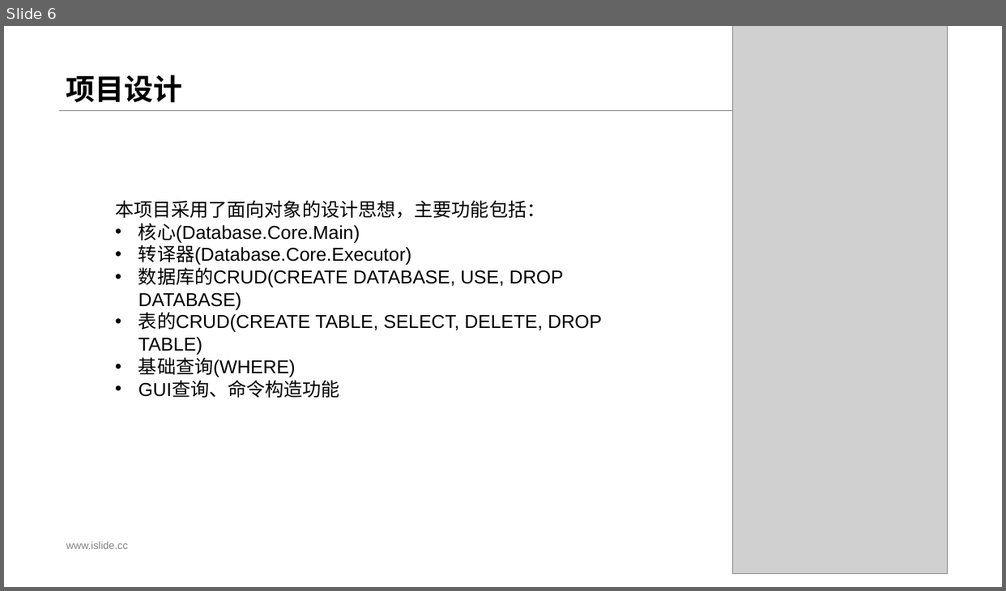
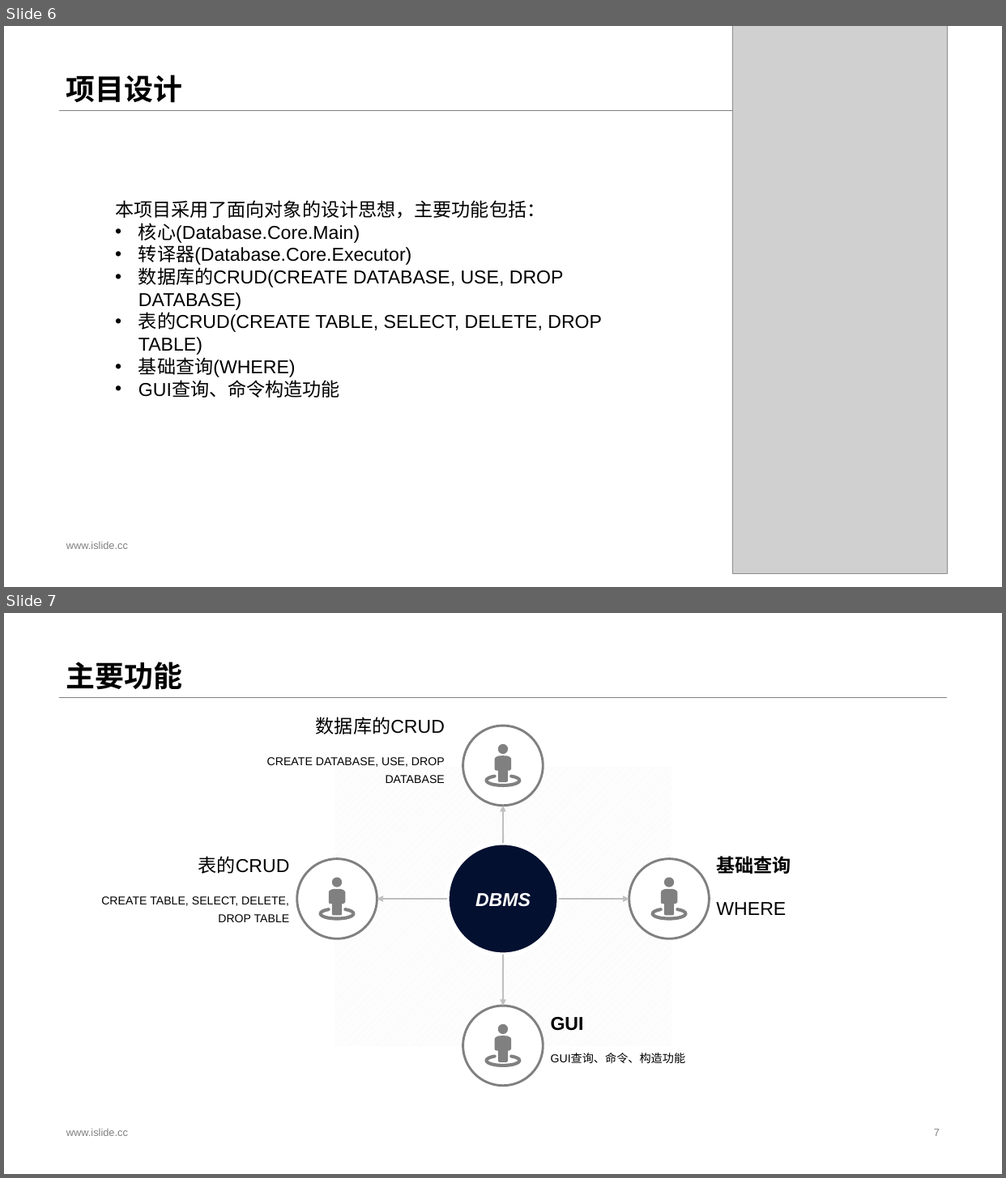
Before and after one commit to Cubelrti/DatabaseManagement, a slide deck: 项目文档/数据库管理系统.pptx. Shown one above the other, each under a label of ours: slide 6 before the commit, slides 6 and 7 after it. The pictures are 1006x591 and 1006x1178 pixels, drawn with LibreOffice and Linux fonts; fonts in the diff are those of the drawing; grey boxes stand for pictures. Boxes give left, top, right and bottom in pixels: in the first picture for what was removed or moved away, otherwise in the second. Text is boxed around its words. In the diff, an @@ line names an element or a change of style, - is before the commit and + after.

```diff
--- a/项目文档/数据库管理系统.pptx
+++ b/项目文档/数据库管理系统.pptx
@@ slide 7 added at <box>4,613,1002,1174</box>, background #FFFFFF; not listed: 1 template element that a slide beside it also shows @@
@@ title added at <box>66,662,183,690</box>, 28 pt, text #000000, bold @@
+主要功能
@@ group added at <box>101,717,791,1086</box>: 8 texts, 5 ellipses, 4 freeform shapes, 4 arrows, 1 trapezoid @@
+DBMS
+WHERE
+基础查询
+CREATE TABLE, SELECT, DELETE, DROP TABLE
+表的CRUD
+CREATE DATABASE, USE, DROP DATABASE
+数据库的CRUD
+GUI查询、命令、构造功能
+GUI
@@ text added at <box>66,1129,128,1136</box>, 10 pt, text #808080 @@
+www.islide.cc
@@ page number added at <box>934,1129,940,1136</box>, 10 pt, text #808080 @@
+7
```
Also in this commit, not shown: 3 slides changed, 2 other files.
